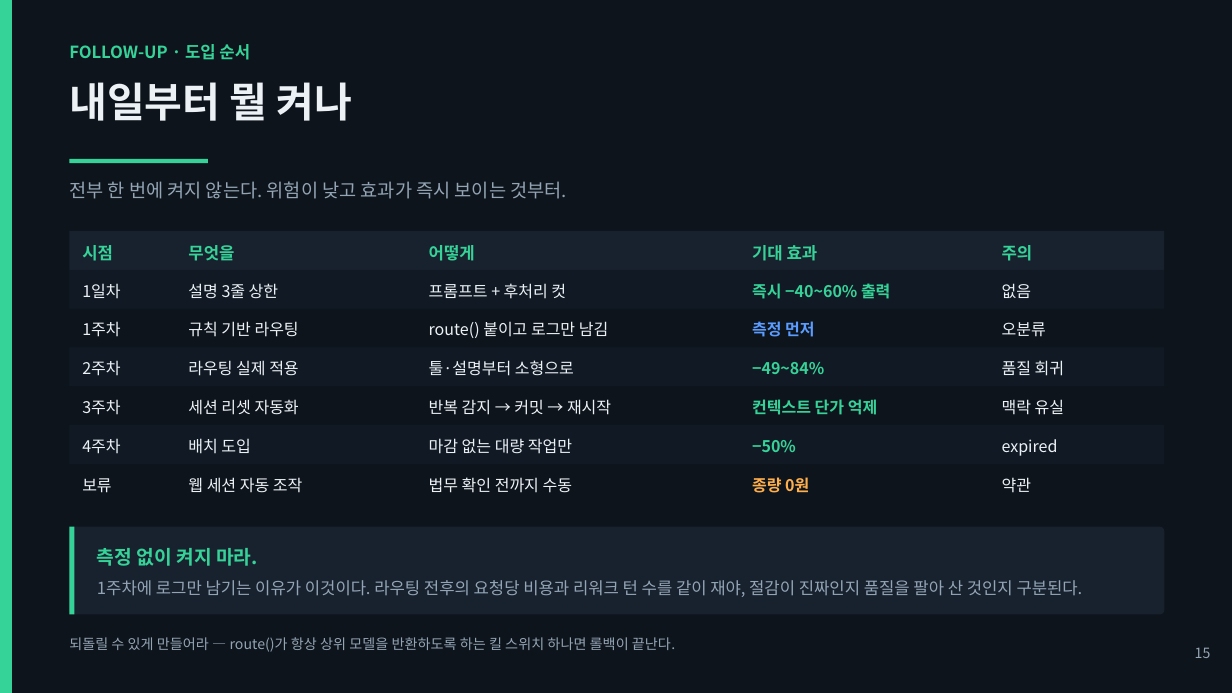
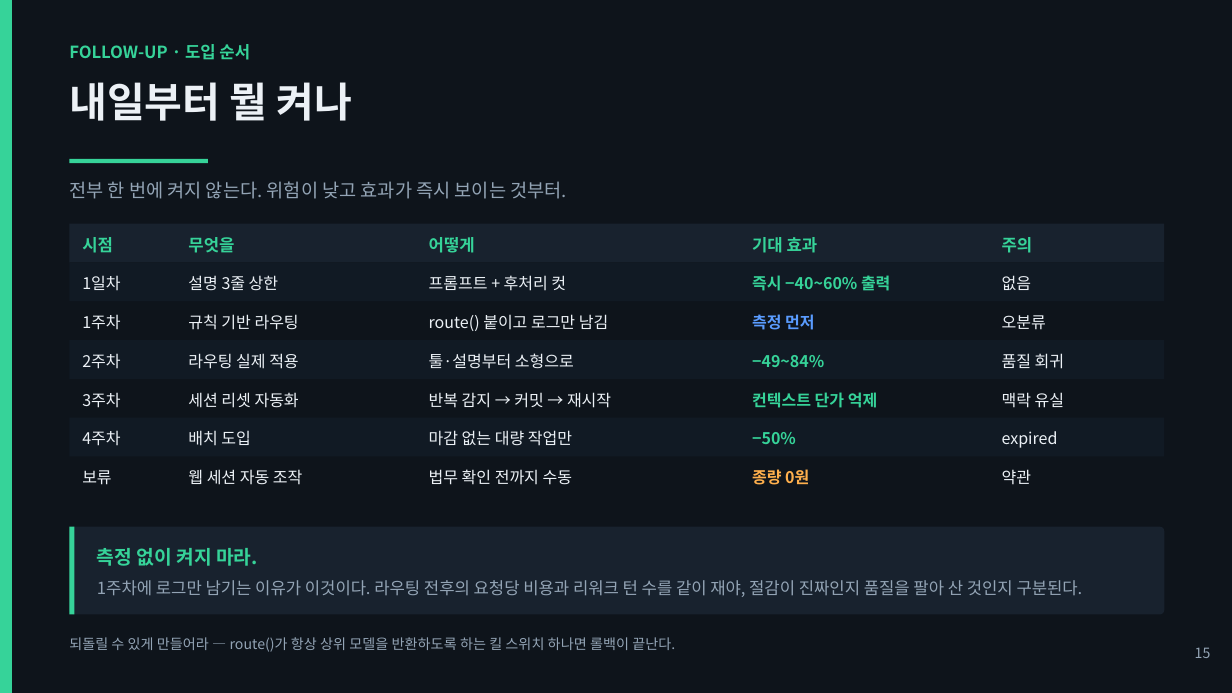
Before and after one commit to giyeop-cody/token-cost-lab, a slide deck: slide 15 of presentation/토큰_절약_발표_후속_에이전트셋팅.pptx. Drawn at 1232x693 pixels with LibreOffice and Linux fonts; fonts in the diff are those of the drawing. Boxes give left, top, right and bottom in pixels: in the first picture for what was removed or moved away, otherwise in the second. Text is boxed around its words. In the diff, an @@ line names an element or a change of style, - is before the commit and + after.

```diff
--- a/presentation/토큰_절약_발표_후속_에이전트셋팅.pptx
+++ b/presentation/토큰_절약_발표_후속_에이전트셋팅.pptx
@@ 10 texts, 2 rectangles: place and size @@
-10 texts, 2 rectangles at (69, 270, 1165, 415)
+10 texts, 2 rectangles at (69, 262, 1165, 408)
@@ 25 texts, 2 rectangles: place and size @@
-25 texts, 2 rectangles at (69, 231, 1165, 493)
+25 texts, 2 rectangles at (69, 224, 1165, 485)
```
Also in this commit, not shown: 2 other slides changed, 10 other files.
